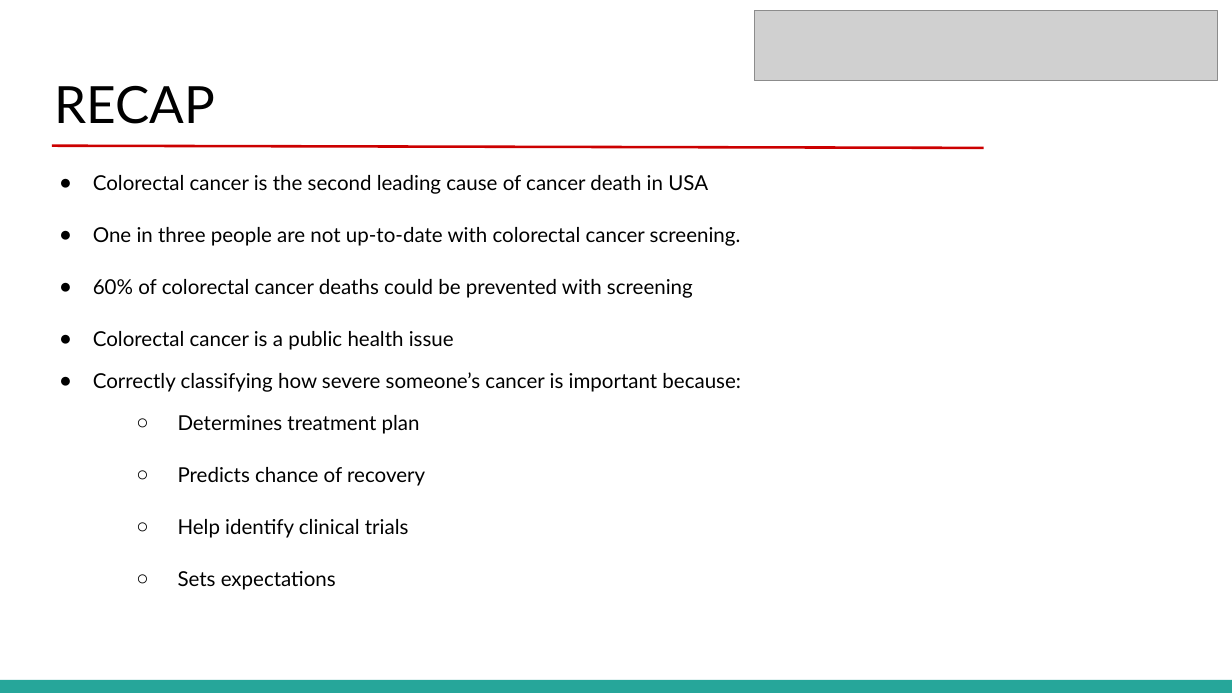
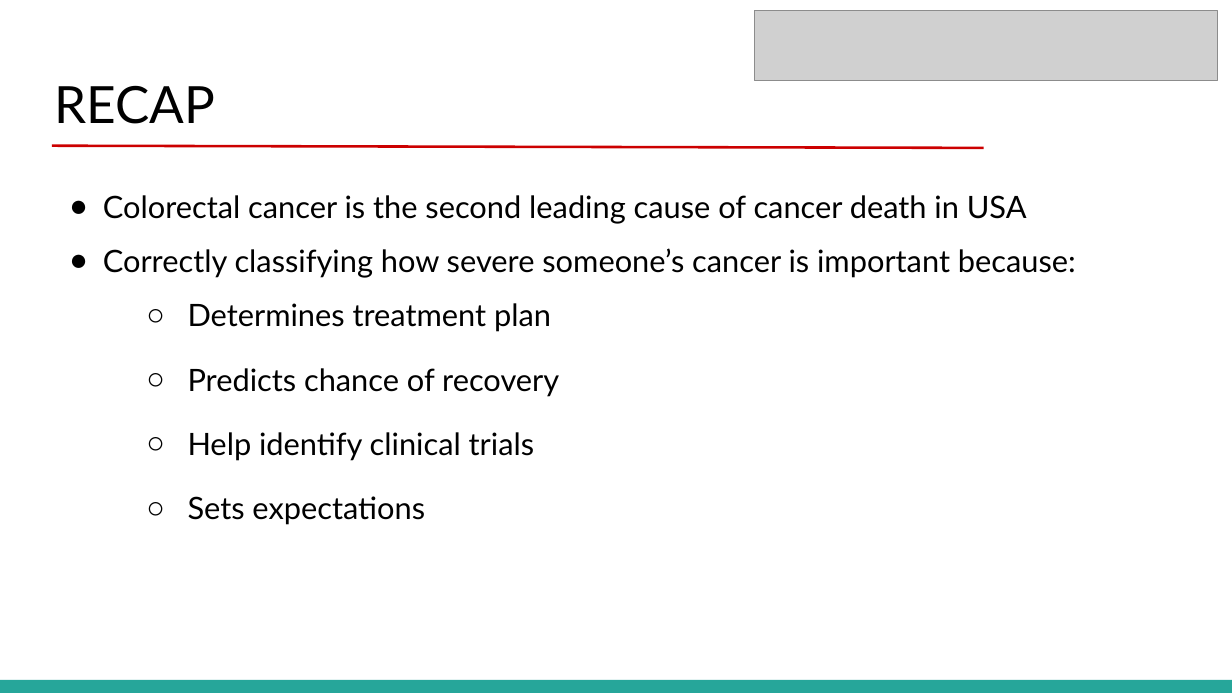
Before and after one commit to ludmila77/Team1-MIS536, a slide deck: slide 2 of reports/Final Presentation.pptx. Drawn at 1232x693 pixels with LibreOffice and Linux fonts; fonts in the diff are those of the drawing; grey boxes stand for pictures. Boxes give left, top, right and bottom in pixels: in the first picture for what was removed or moved away, otherwise in the second. Text is boxed around its words. In the diff, an @@ line names an element or a change of style, - is before the commit and + after.

```diff
--- a/reports/Final Presentation.pptx
+++ b/reports/Final Presentation.pptx
@@ text "Colorectal cancer is the second ...": place and size @@
-text "Colorectal cancer is the second ..." at (93,175,741,590)
+text "Colorectal cancer is the second ..." at (103,195,1076,525)
@@ text "Colorectal cancer is the second ..." at (103,195,1076,525): size 12 to 18 pt @@
@@ text at (93,227,741,350): paragraphs removed @@
-● One in three people are not up-to-date with colorectal cancer screening.
-● 60% of colorectal cancer deaths could be prevented with screening
-● Colorectal cancer is a public health issue
```
Also in this commit, not shown: 10 other slides changed, 1 slide added.
